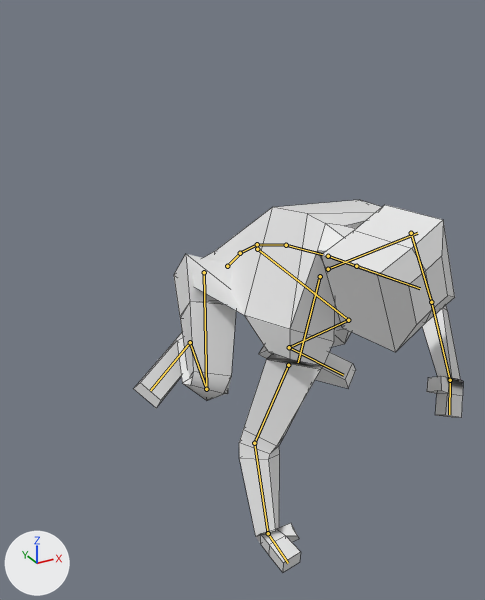
An edit to the Blender file Assets/Blender/ChainUpPrepulsion.blend, drawn before and after from the same camera.
Both versions are drawn from a 50 mm camera at (-1.14, -2.28, 1.4) aimed at (-0.04, -0.27, 0.4). Every picture has the same lights, and +X, +Y and +Z are marked at lower left. The older version comes first. Both versions are drawn at frame 1 of the action 'ChainUpPrepulsion'; the numbers are the values there. The bones that bend it are drawn over the model as lines. Mesh edges are drawn as thin lines.
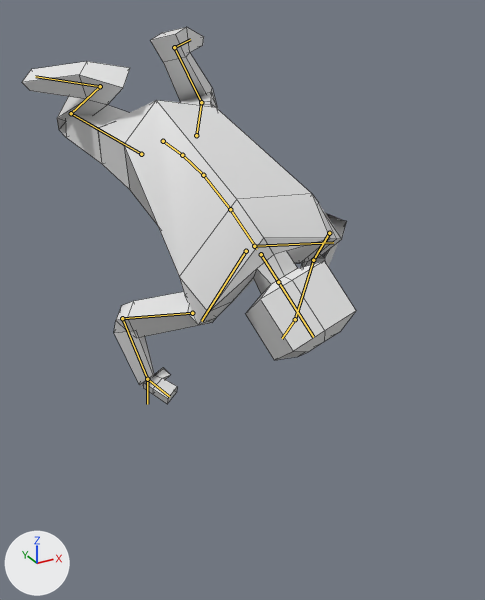
Location of each change, [x1, y1, x2, y2] in pixels of the pictures (485 x 600 px):
'Cube', posed: before [134, 200, 463, 573]; after [22, 27, 356, 404]
bone 'Hips', root to tip: before (227, 266) to (239, 254); after (163, 141) to (181, 154)
bone 'upper_arm.R', root to tip: before (288, 365) to (254, 443); after (192, 313) to (122, 318)
bone 'forearm.R', root to tip: before (254, 443) to (268, 533); after (122, 318) to (147, 379)
bone 'thigh.L', root to tip: before (257, 249) to (348, 320); after (196, 135) to (201, 102)
bone 'thigh.R', root to tip: before (204, 272) to (206, 389); after (141, 154) to (71, 113)

Diff of the bpy script that builds the scene:
```diff
--- a/Assets/Blender/ChainUpPrepulsion.blend.py
+++ b/Assets/Blender/ChainUpPrepulsion.blend.py
@@ bone_hips @@
 bone_hips = bpy.data.objects['metarig'].pose.bones['Hips']
-bone_hips.location = (0.0, 0.0, 0.0)
-bone_hips.rotation_quaternion = (1.0, 0.0, 0.0, 0.0)  # degrees (0, 0, 0)
+bone_hips.location = (0.0, 0.019, -0.561)
+bone_hips.rotation_quaternion = (0.903, 0.429, 0.0, 0.0)  # degrees (51, 0, 0)
@@ bone_upper_arm_r @@
 bone_upper_arm_r = bpy.data.objects['metarig'].pose.bones['upper_arm.R']  # child of 'shoulder.R'
-bone_upper_arm_r.rotation_quaternion = (0.83, -0.077, 0.48, 0.274)  # degrees (14, 57, 44)
+bone_upper_arm_r.rotation_quaternion = (0.785, -0.278, 0.398, 0.384)  # degrees (-14, 57, 44)
@@ bone_forearm_r @@
 bone_forearm_r = bpy.data.objects['metarig'].pose.bones['forearm.R']  # child of 'upper_arm.R'
-bone_forearm_r.rotation_quaternion = (0.954, 0.284, 0.085, -0.048)  # degrees (33, 11, -3)
+bone_forearm_r.rotation_quaternion = (0.676, 0.73, 0.049, -0.085)  # degrees (94, 11, -3)
@@ bone_thigh_l @@
 bone_thigh_l = bpy.data.objects['metarig'].pose.bones['thigh.L']  # child of 'Hips'
-bone_thigh_l.rotation_quaternion = (0.558, -0.807, -0.193, 0.015)  # degrees (-113, -11, 19)
+bone_thigh_l.rotation_quaternion = (0.947, -0.11, -0.091, -0.289)  # degrees (-9, -14, -33)
@@ bone_thigh_r @@
 bone_thigh_r = bpy.data.objects['metarig'].pose.bones['thigh.R']  # child of 'Hips'
-bone_thigh_r.rotation_quaternion = (0.63, -0.735, 0.192, 0.162)  # degrees (-100, 29, -5)
+bone_thigh_r.rotation_quaternion = (0.995, 0.019, 0.018, 0.098)  # degrees (2, 2, 11)
```
